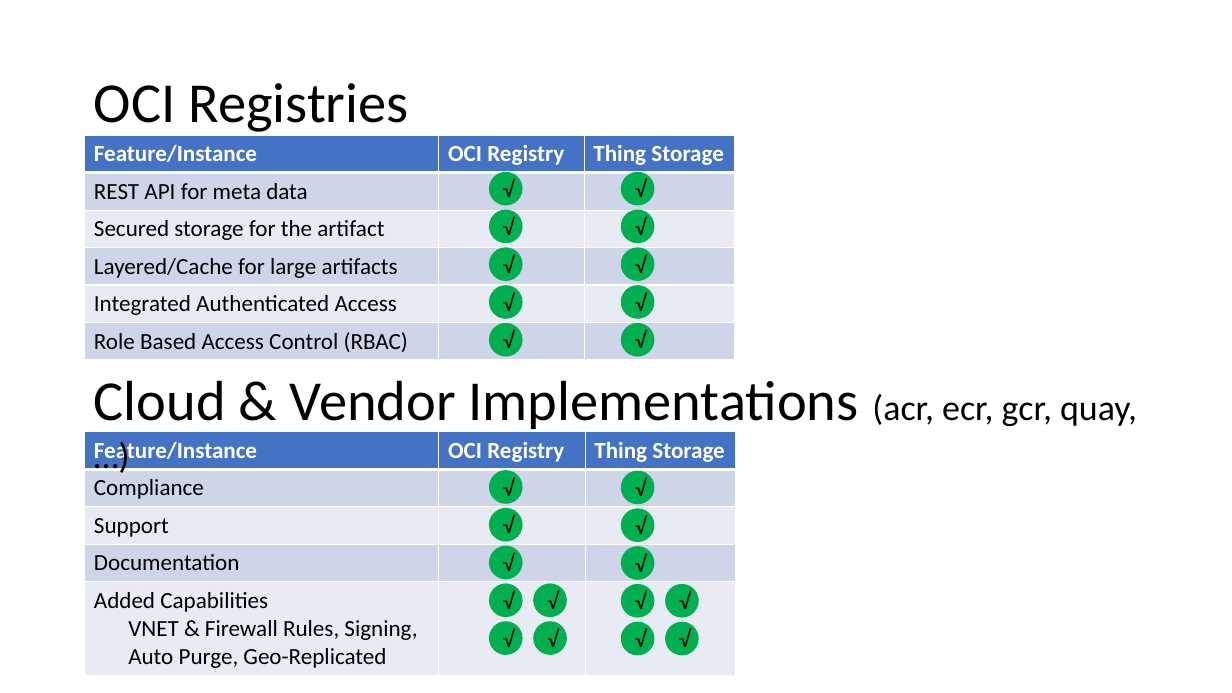
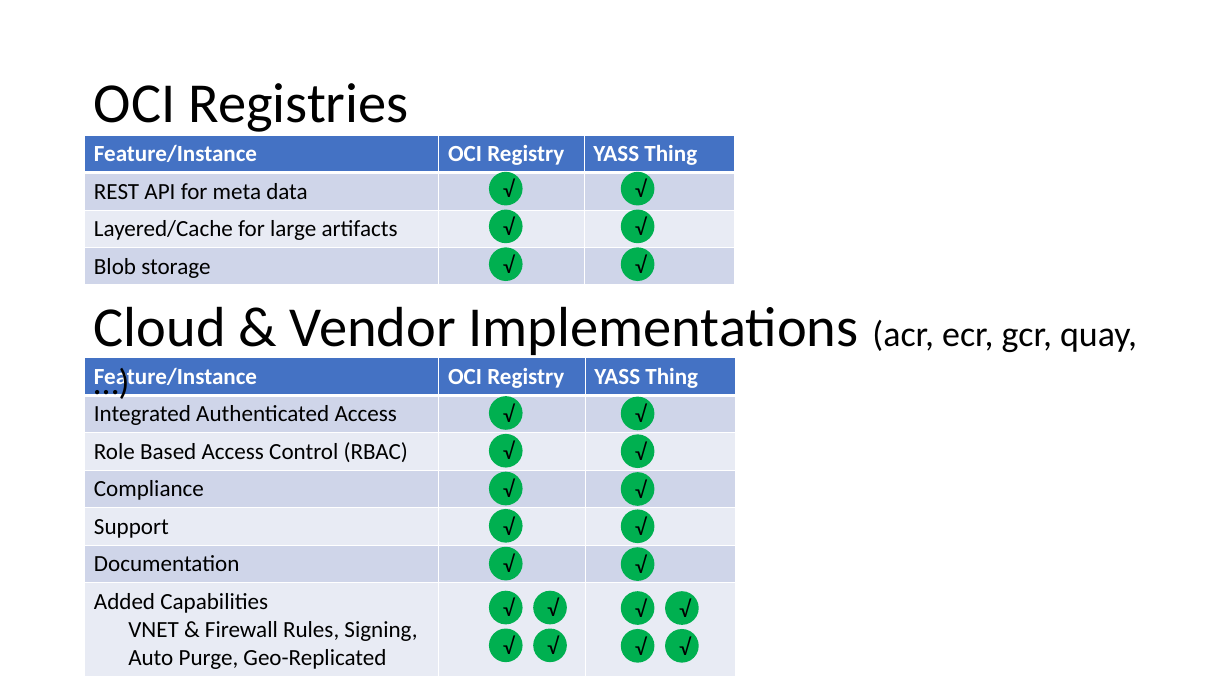
Before and after one commit to SteveLasker/Presentations, a slide deck: slide 6 of ACR/OCIArtifactRegistries.pptm. Drawn at 1232x693 pixels with LibreOffice and Linux fonts; fonts in the diff are those of the drawing. Boxes give left, top, right and bottom in pixels: in the first picture for what was removed or moved away, otherwise in the second. Text is boxed around its words. In the diff, an @@ line names an element or a change of style, - is before the commit and + after.

Commit message:
OCI Artifact Registry Updates

```diff
--- a/ACR/OCIArtifactRegistries.pptm
+++ b/ACR/OCIArtifactRegistries.pptm
@@ table at [85, 135, 734, 285] @@
-row 1, column 3: Thing Storage
+row 1, column 3: YASS Thing
-row 3: Secured storage for the artifact |  | 
-row 5: Integrated Authenticated Access |  | 
-row 6: Role Based Access Control (RBAC) |  | 
+row 4: Blob storage |  | 
@@ table at [85, 358, 735, 675] @@
-row 1: Feature/Instance | OCI Registry | Thing Storage
+row 1: Feature/Instance | OCI Registry | YASS Thing
+row 2: Integrated Authenticated Access |  | 
+row 3: Role Based Access Control (RBAC) |  | 
@@ table: place and size @@
-table at [85, 432, 735, 674]
+table at [85, 358, 735, 675]
@@ 6 ellipses, 1 text: place and size @@
-6 ellipses, 1 text at [94, 380, 1137, 579]
+6 ellipses, 1 text at [94, 306, 1137, 506]
@@ 4 ellipses: place and size @@
-4 ellipses at [489, 286, 654, 356]
+4 ellipses at [489, 509, 654, 580]
@@ 4 ellipses: place and size @@
-4 ellipses at [489, 583, 699, 617]
+4 ellipses at [489, 591, 699, 625]
@@ 4 ellipses: place and size @@
-4 ellipses at [489, 621, 699, 655]
+4 ellipses at [489, 628, 699, 663]
```
Also in this commit, not shown: 11 other slides changed, 12 slides added, 4 slides removed.
